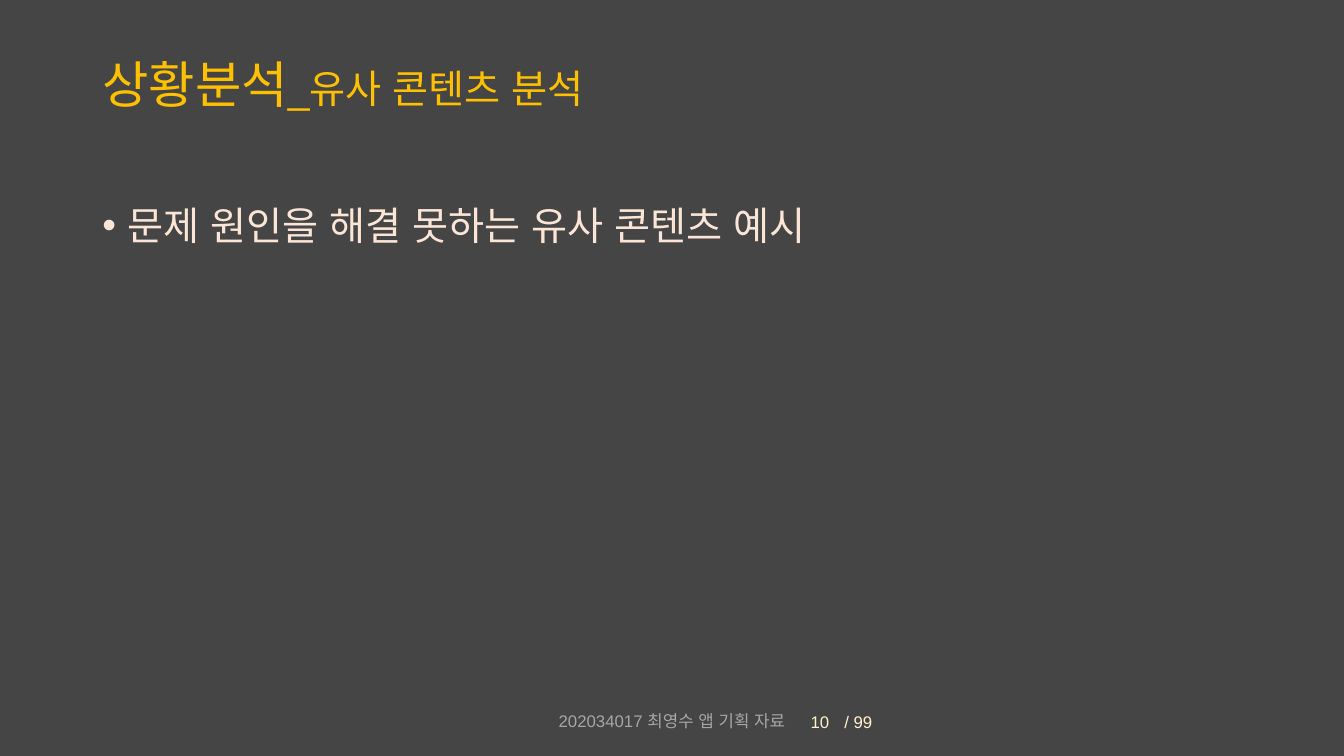
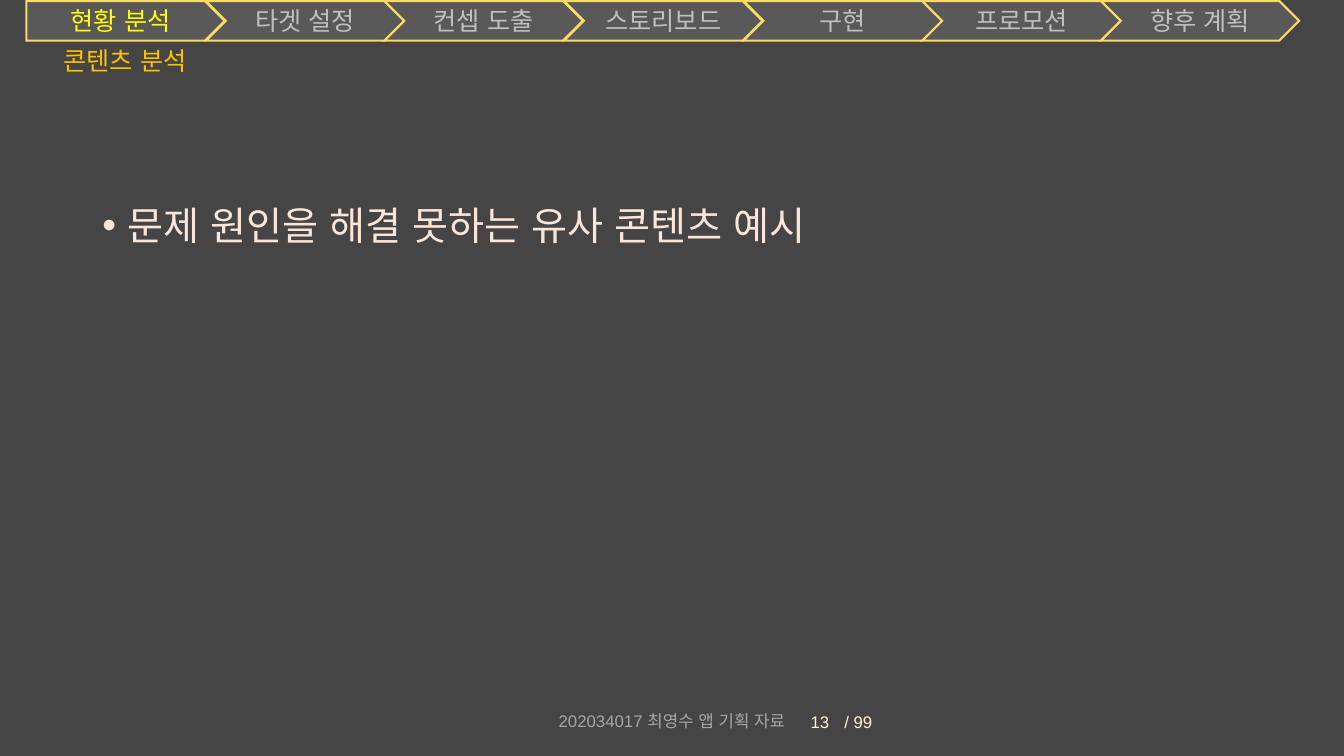
Before and after one commit to Chronos410/PartyCompetition, a slide deck: slide 13 of 대충 설계도.pptx (slide 10 before the commit). Drawn at 1344x756 pixels with LibreOffice and Linux fonts; fonts in the diff are those of the drawing. Boxes give left, top, right and bottom in pixels: in the first picture for what was removed or moved away, otherwise in the second. Text is boxed around its words. In the diff, an @@ line names an element or a change of style, - is before the commit and + after.

```diff
--- a/대충 설계도.pptx
+++ b/대충 설계도.pptx
@@ group added at <box>26,1,1300,40</box>: 6 chevrons, 1 pentagon arrow @@
+현황 분석
+타겟 설정
+스토리보드
+컨셉 도출
+향후 계획
+프로모션
+구현
@@ title at <box>64,49,186,72</box>: text changed; size 28 to 18 pt @@
-상황분석_유사 콘텐츠 분석
+콘텐츠 분석
@@ page number at <box>811,716,830,728</box>: text changed @@
-10
+13
```
Also in this commit, not shown: 19 other slides changed, 5 slides added, 5 other files.
